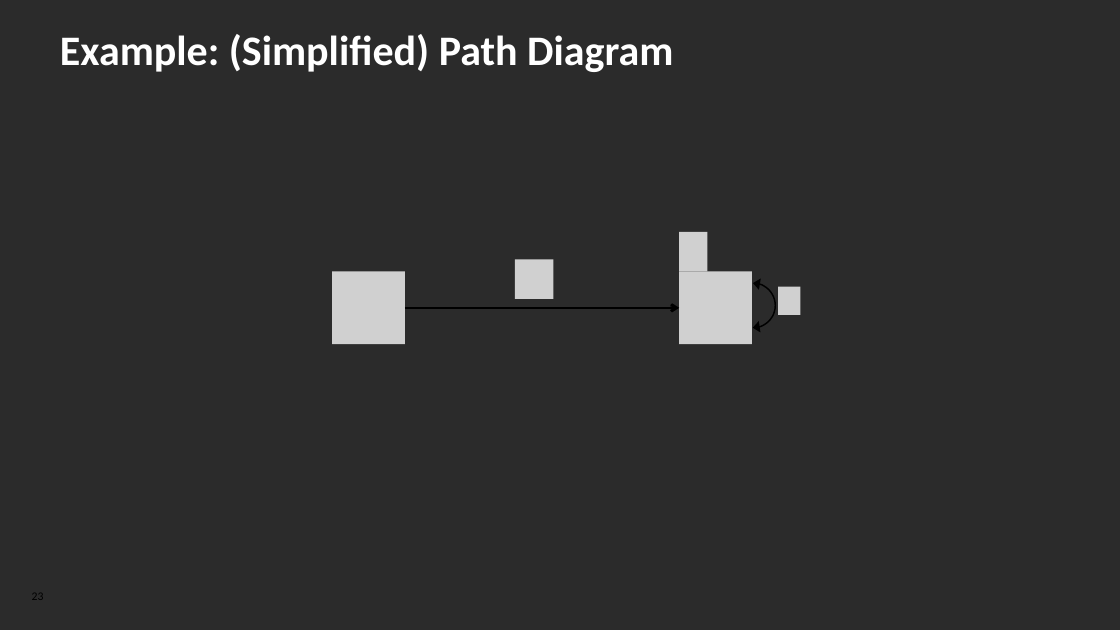
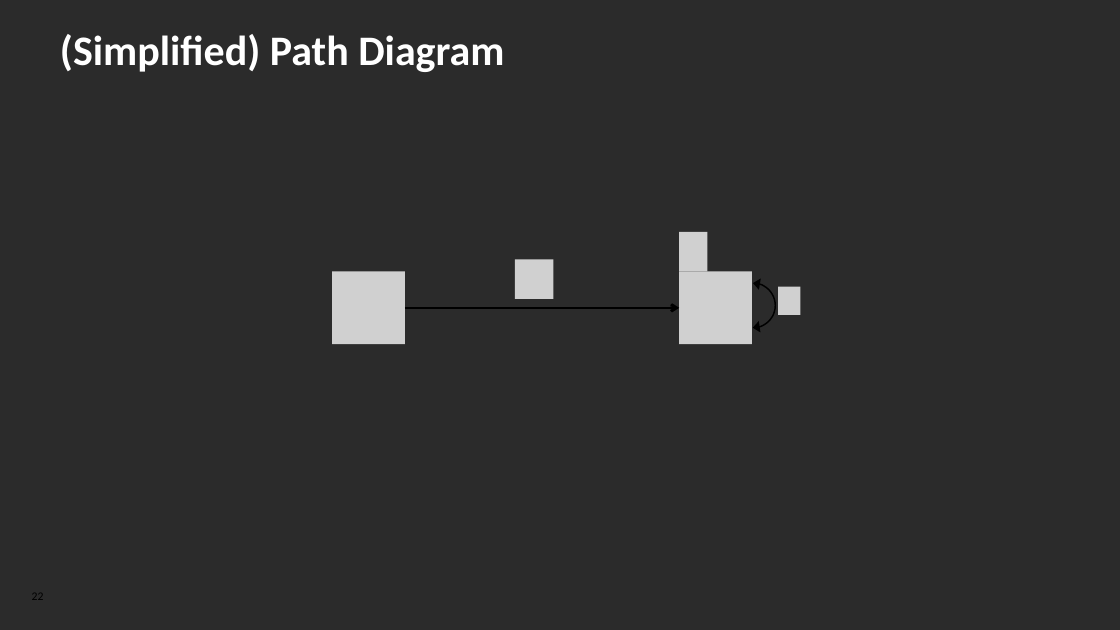
Before and after one commit to dserrington/UCalgary-MDSA-Internship, a slide deck: slide 22 of DRAFT - Research Capstone Project v1.pptx (slide 23 before the commit). Drawn at 1120x630 pixels with LibreOffice and Linux fonts; fonts in the diff are those of the drawing; grey boxes stand for pictures; background and template pictures are left out; a plain dark background stands for a picture behind light text. Boxes give left, top, right and bottom in pixels: in the first picture for what was removed or moved away, otherwise in the second. Text is boxed around its words. In the diff, an @@ line names an element or a change of style, - is before the commit and + after.

```diff
--- a/DRAFT - Research Capstone Project v1.pptx
+++ b/DRAFT - Research Capstone Project v1.pptx
@@ title at (x1=60, y1=34, x2=504, y2=72): text changed @@
-Example: (Simplified) Path Diagram
+(Simplified) Path Diagram
```
Also in this commit, not shown: 2 other slides changed, 1 other file.
